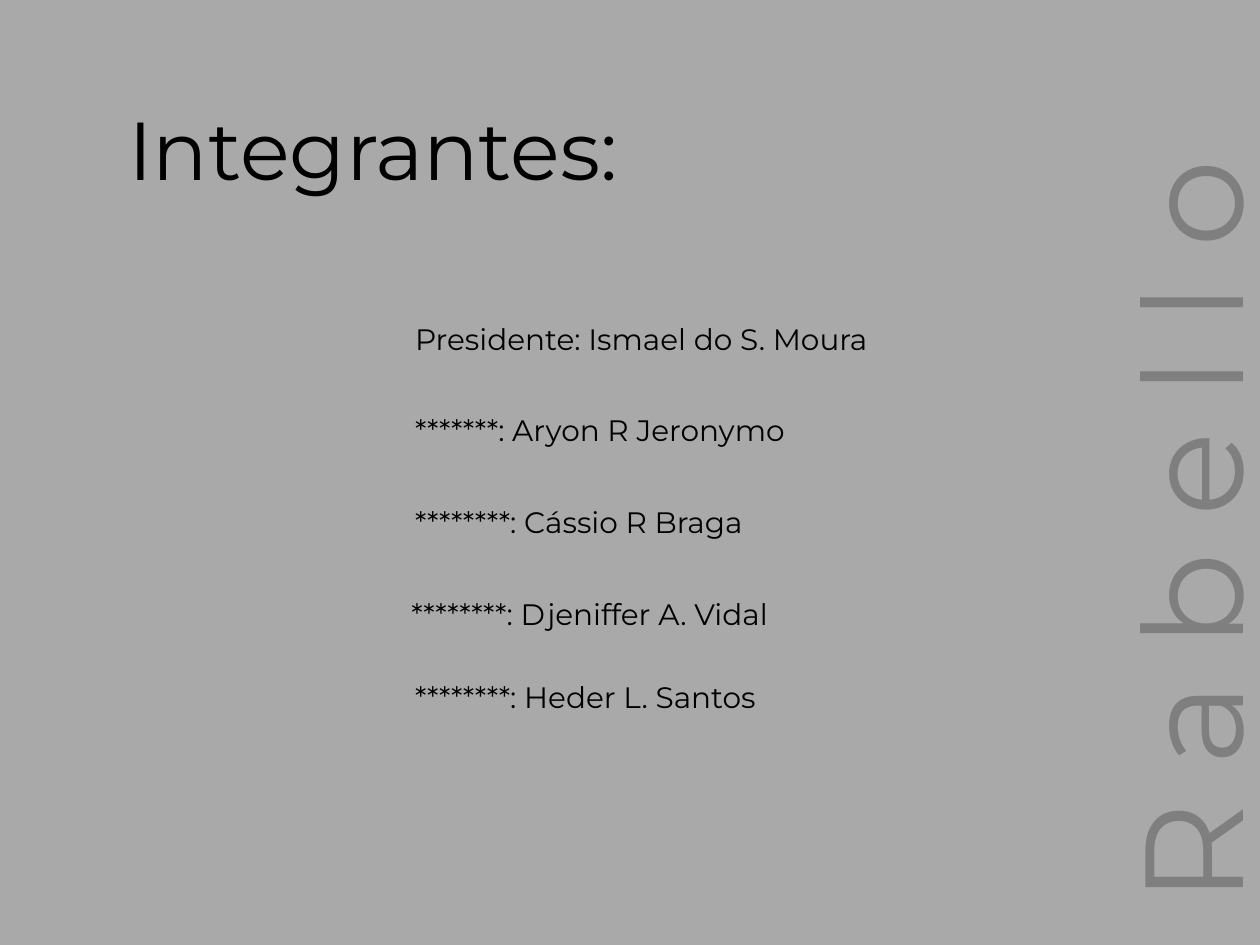
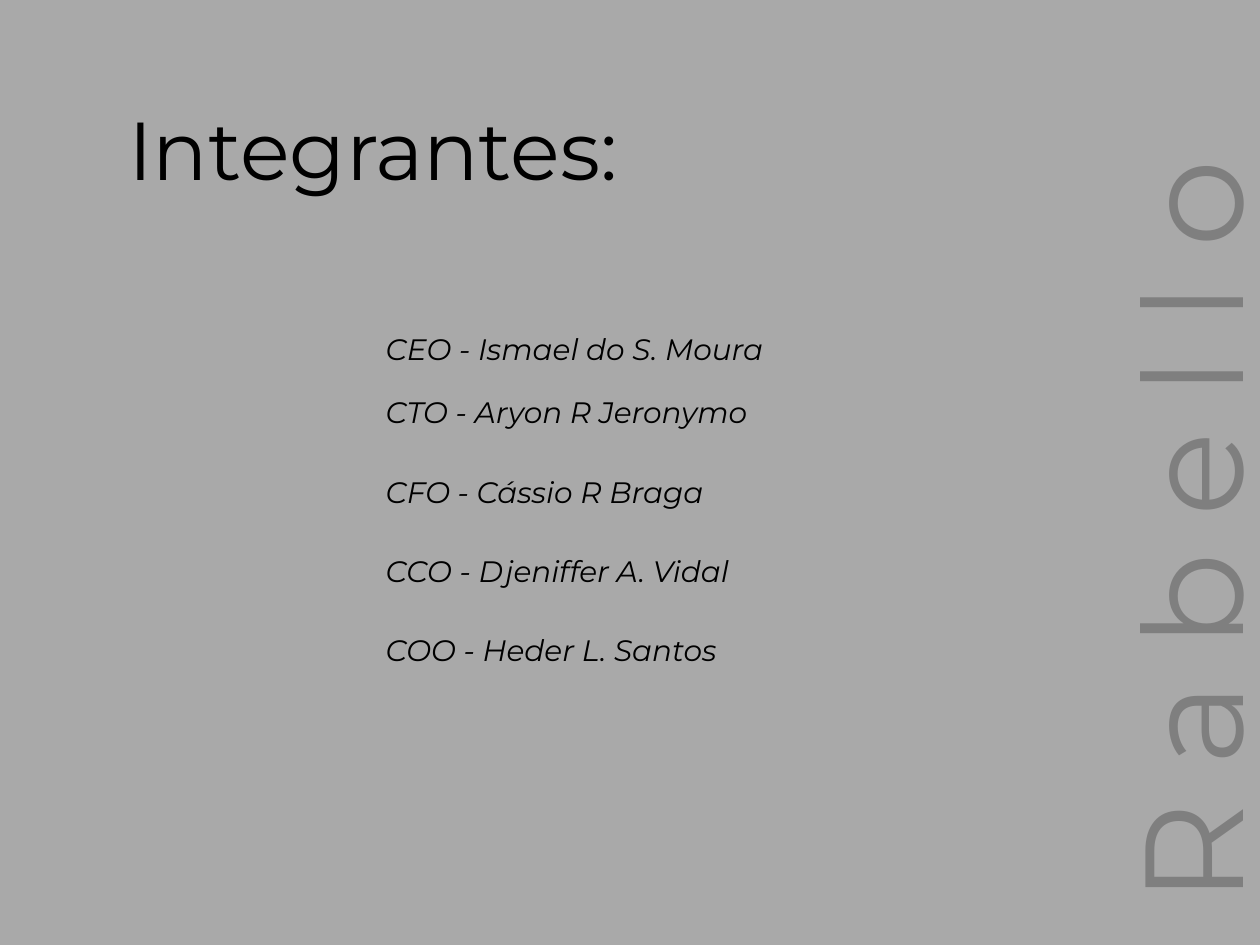
Before and after one commit to IsmaelMoura/projeto-integrador-senac, a slide deck: slide 4 of Apresentação_Rabello.pptx. Drawn at 1260x945 pixels with LibreOffice and Linux fonts; fonts in the diff are those of the drawing. Boxes give left, top, right and bottom in pixels: in the first picture for what was removed or moved away, otherwise in the second. Text is boxed around its words. In the diff, an @@ line names an element or a change of style, - is before the commit and + after.

Commit message:
Atualização

```diff
--- a/Apresentação_Rabello.pptx
+++ b/Apresentação_Rabello.pptx
@@ text at [386, 338, 763, 360]: text changed; italic on @@
-Presidente: Ismael do S. Moura
+CEO - Ismael do S. Moura
@@ text at [386, 402, 747, 429]: text changed; italic on @@
-*******: Aryon R Jeronymo
+CTO - Aryon R Jeronymo
@@ text at [386, 481, 703, 509]: text changed; italic on @@
-********: Cássio R Braga
+CFO - Cássio R Braga
@@ text at [386, 560, 729, 588]: text changed; italic on @@
-********: Djeniffer A. Vidal
+CCO - Djeniffer A. Vidal
@@ text at [386, 639, 717, 661]: text changed; italic on @@
-********: Heder L. Santos
+COO - Heder L. Santos
```
